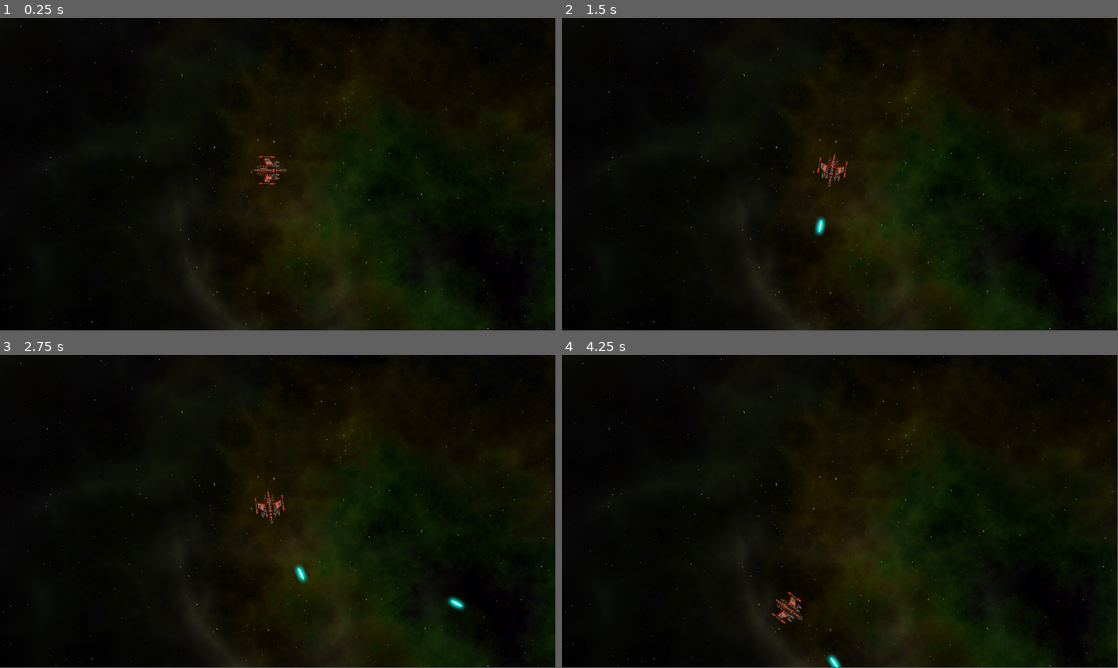
Above: before the commit, frames 1-4 (two rows, left to right).
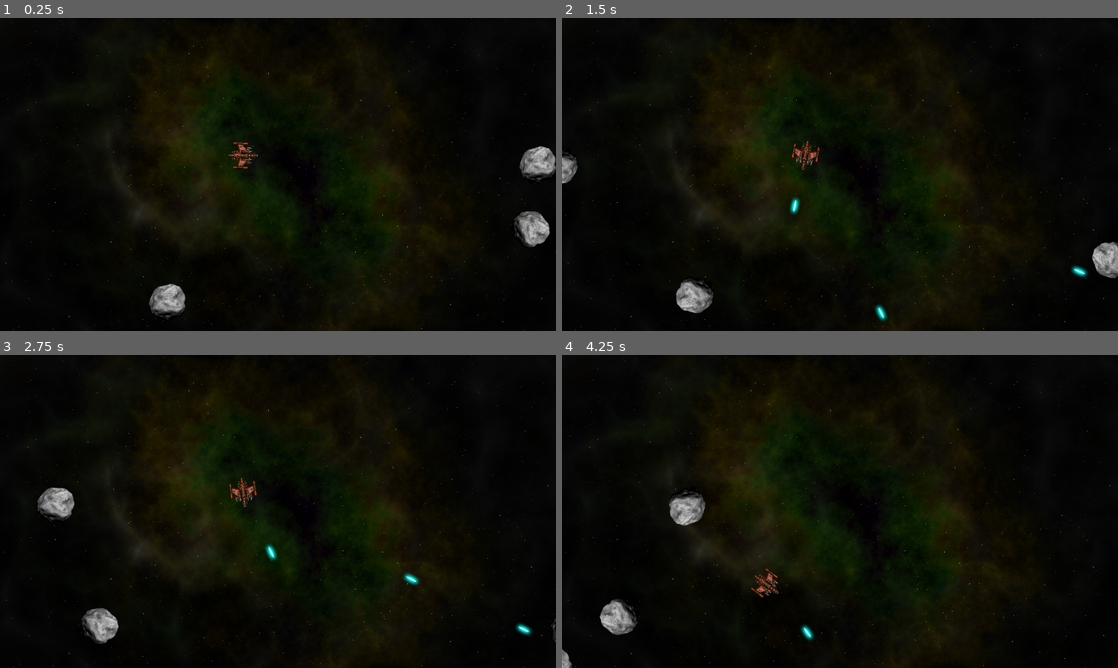
Above: after the commit, the same moments.

Repository: ulfben/space-rocks
Game: Godot game, scene res://main.tscn
Same seed, same stepped clock (60 frames per second), same inputs: the game is played once before the commit and once after it.
Inputs:
- Up to frame 1 (0.25 s): no input
- Up to frame 2 (1.5 s): hold D (rotate_right) 0.53-1.28 s; hold Space (shoot) 0.53-1.28 s; hold A (rotate_left) from 1.28 s (still down); tap Space (shoot) at 1.35 s
- Up to frame 3 (2.75 s): release A (rotate_left) at 2.03 s; hold D (rotate_right) from 2.03 s (still down); hold Space (shoot) from 2.03 s (still down)
- Up to frame 4 (4.25 s): release D (rotate_right) at 2.78 s; release Space (shoot) at 2.78 s; hold Up (thrust) 2.78-3.53 s; tap Space (shoot) at 2.85 s; hold A (rotate_left) from 3.53 s (still down); hold Space (shoot) from 3.53 s (still down)
In our replay, the window is 799x449 before the commit and 800x450 after it. These sizes can differ from the game's own. Grey fills any space a smaller window leaves; there, only what the larger window draws over its background counts as a difference.

The runs differ from the first frame. In frame 1, 8.0% of the frame differs, in the area x 0-100%, y 0-100%; in frame 2, 7.9%; in frame 3, 7.8%; in frame 4, 7.8%.

Commit message:
Added rocks!
spawning along a path, random velocities and rotations.

Diff:
--- /dev/null
+++ b/main.gd
@@ -0,0 +1,24 @@
+extends Node
+
+@export var rock_scene : PackedScene
+var screensize = Vector2.ZERO
+
+func _ready():
+	screensize = get_viewport().get_visible_rect().size
+	for i in 3:
+		spawn_rock(3)
+
+func spawn_rock(size, pos=null, vel=null):
+	if pos == null:
+		$RockPath/RockSpawn.progress = randi()
+		pos = $RockPath/RockSpawn.position
+	if(vel == null):
+		vel	= Vector2.RIGHT.rotated(randf_range(0, TAU)) * randf_range(50, 125)
+	var r = rock_scene.instantiate()
+	r.screensize = screensize
+	r.start(pos, vel, size)
+	call_deferred("add_child", r)
+
+# Called every frame. 'delta' is the elapsed time since the previous frame.
+func _process(delta: float) -> void:
+	pass
--- a/main.tscn
+++ b/main.tscn
@@ -1,13 +1,31 @@
-[gd_scene load_steps=3 format=3 uid="uid://mgf0i64bd1p4"]
+[gd_scene load_steps=6 format=3 uid="uid://mgf0i64bd1p4"]
 
 [ext_resource type="Texture2D" uid="uid://8qckas21n6bq" path="res://assets/space_background.png" id="1_hv178"]
+[ext_resource type="Script" path="res://main.gd" id="1_j1gbf"]
 [ext_resource type="PackedScene" uid="uid://bhyuycdxuetmp" path="res://player.tscn" id="2_lg6yp"]
+[ext_resource type="PackedScene" uid="uid://dhc1sgpt2ijw1" path="res://rock.tscn" id="2_qsqly"]
+
+[sub_resource type="Curve2D" id="Curve2D_ndijr"]
+_data = {
+"points": PackedVector2Array(0, 0, 0, 0, 57, 47, 0, 0, 0, 0, 1213, 41, 0, 0, 0, 0, 1213, 674, 0, 0, 0, 0, 66, 650, 0, 0, 0, 0, 57, 50)
+}
+point_count = 5
 
 [node name="Main" type="Node"]
+script = ExtResource("1_j1gbf")
+rock_scene = ExtResource("2_qsqly")
 
 [node name="Background" type="Sprite2D" parent="."]
+scale = Vector2(0.668229, 0.673148)
 texture = ExtResource("1_hv178")
 centered = false
 
 [node name="Player" parent="." instance=ExtResource("2_lg6yp")]
 position = Vector2(560, 316)
+
+[node name="RockPath" type="Path2D" parent="."]
+curve = SubResource("Curve2D_ndijr")
+
+[node name="RockSpawn" type="PathFollow2D" parent="RockPath"]
+position = Vector2(57, 47)
+rotation = -0.00519026
--- a/project.godot
+++ b/project.godot
@@ -14,6 +14,12 @@
 run/main_scene="res://main.tscn"
 config/features=PackedStringArray("4.3", "GL Compatibility")
 config/icon="res://icon.svg"
+
+[display]
+
+window/size/viewport_width=1280
+window/size/viewport_height=720
+window/size/resizable=false
 
 [input]
 
--- /dev/null
+++ b/rock.gd
@@ -0,0 +1,31 @@
+extends RigidBody2D
+var screensize = Vector2.ZERO
+var size = 0
+var radius = 0
+var scale_factor = 0.2
+
+# Called when the node enters the scene tree for the first time.
+func _ready() -> void:
+	pass # Replace with function body.
+
+func start(_position, _velocity, _size):
+	position = _position
+	size = _size
+	mass = 1.5 * size
+	$Sprite2D.scale = Vector2.ONE * scale_factor * size
+	radius = int($Sprite2D.texture.get_size().x / 2 * $Sprite2D.scale.x)
+	var shape = CircleShape2D.new()
+	shape.radius = radius
+	$CollisionShape2D.shape = shape
+	linear_velocity = _velocity
+	angular_velocity = randf_range(-PI, PI)
+
+# Called every frame. 'delta' is the elapsed time since the previous frame.
+func _process(delta: float) -> void:
+	pass
+
+func _integrate_forces(physics_state):
+	var xform = physics_state.transform
+	xform.origin.x = wrapf(xform.origin.x, 0 - radius, screensize.x + radius)
+	xform.origin.y = wrapf(xform.origin.y, 0 - radius, screensize.y + radius)
+	physics_state.transform = xform
--- /dev/null
+++ b/rock.tscn
@@ -0,0 +1,18 @@
+[gd_scene load_steps=4 format=3 uid="uid://dhc1sgpt2ijw1"]
+
+[ext_resource type="Script" path="res://rock.gd" id="1_cvbdv"]
+[ext_resource type="Texture2D" uid="uid://cxt4gkqtaoler" path="res://assets/rock.png" id="2_kbxc5"]
+
+[sub_resource type="PhysicsMaterial" id="PhysicsMaterial_8juq1"]
+bounce = 1.0
+
+[node name="Rock" type="RigidBody2D"]
+physics_material_override = SubResource("PhysicsMaterial_8juq1")
+linear_damp_mode = 1
+angular_damp_mode = 1
+script = ExtResource("1_cvbdv")
+
+[node name="Sprite2D" type="Sprite2D" parent="."]
+texture = ExtResource("2_kbxc5")
+
+[node name="CollisionShape2D" type="CollisionShape2D" parent="."]
